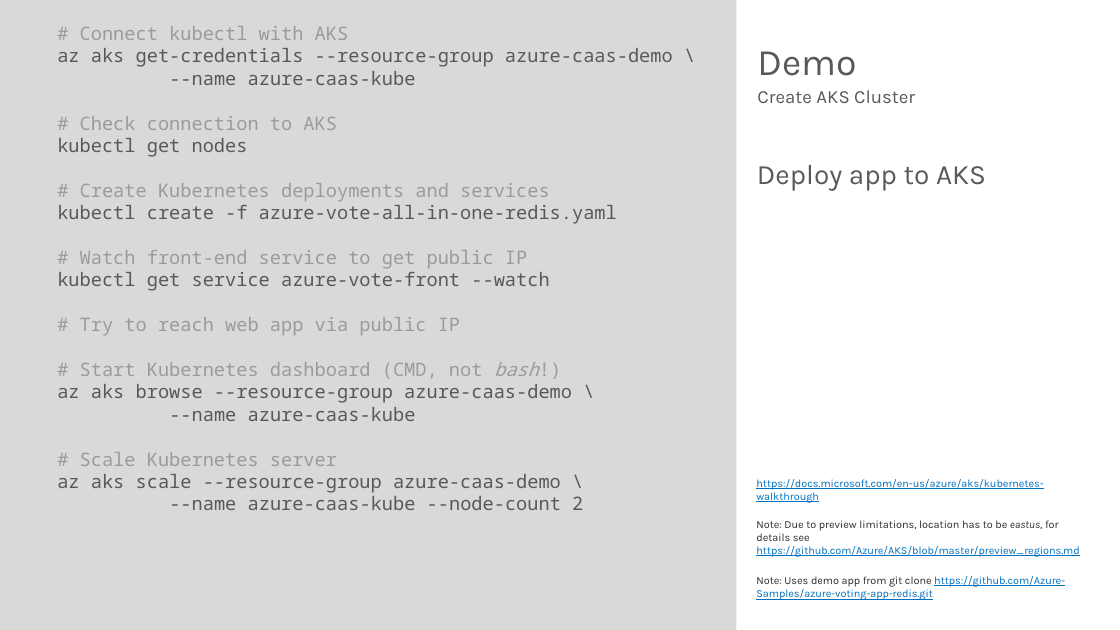
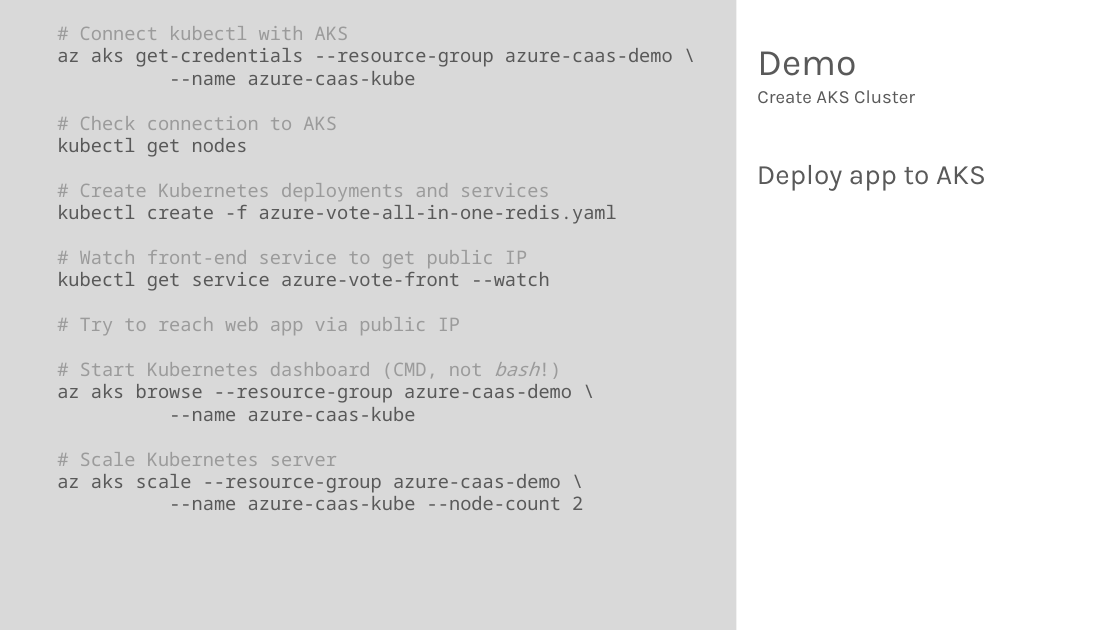
Before and after one commit to rstropek/DockerVS2015Intro, a slide deck: slide 19 of slides/Azure-CaaS.pptx (slide 15 before the commit). Drawn at 1120x630 pixels with LibreOffice and Linux fonts; fonts in the diff are those of the drawing. Boxes give left, top, right and bottom in pixels: in the first picture for what was removed or moved away, otherwise in the second. Text is boxed around its words. In the diff, an @@ line names an element or a change of style, - is before the commit and + after.

```diff
--- a/slides/Azure-CaaS.pptx
+++ b/slides/Azure-CaaS.pptx
@@ text removed at (756,479,1079,600) @@
-https://docs.microsoft.com/en-us/azure/aks/kubernetes-walkthrough
-Note: Due to preview limitations, location has to be eastus, for details see https://github.com/Azure/AKS/blob/master/preview_regions.md
-Note: Uses demo app from git clone https://github.com/Azure-Samples/azure-voting-app-redis.git
```
Also in this commit, not shown: 4 other slides changed, 5 slides added, 4 other files.
